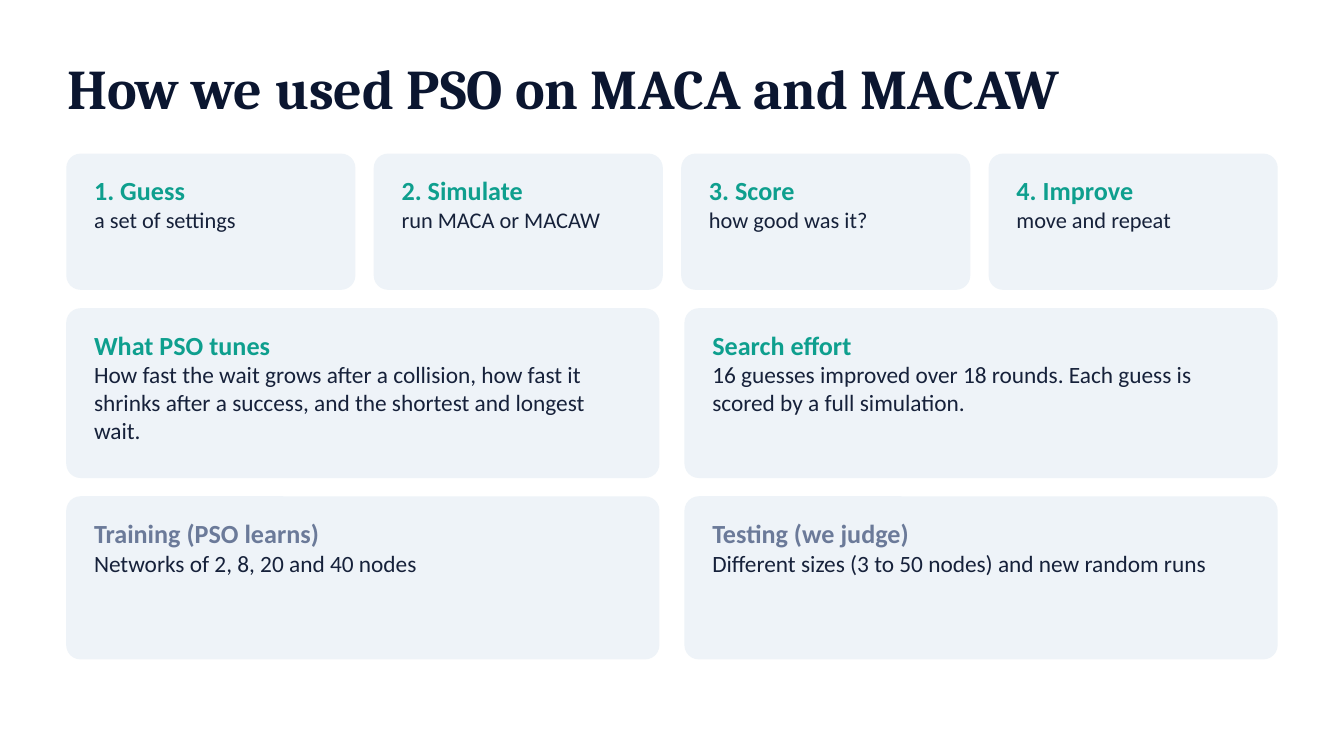
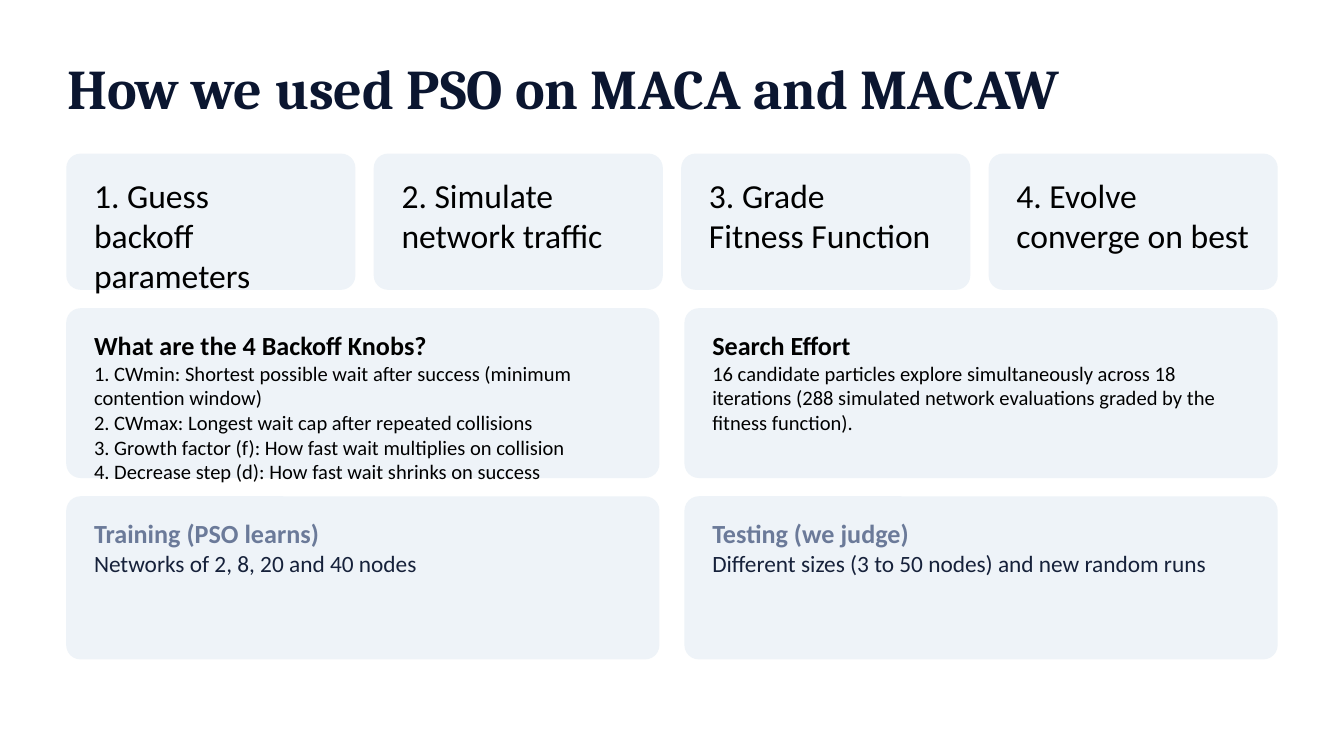
Before and after one commit to JayH25/NDO---MACA-MACAw-with-PSO-optimization, a slide deck: slide 7 of NDO_final.pptx. Drawn at 1344x756 pixels with LibreOffice and Linux fonts; fonts in the diff are those of the drawing. Boxes give left, top, right and bottom in pixels: in the first picture for what was removed or moved away, otherwise in the second. Text is boxed around its words. In the diff, an @@ line names an element or a change of style, - is before the commit and + after.

```diff
--- a/NDO_final.pptx
+++ b/NDO_final.pptx
@@ text at bbox=[94, 186, 209, 209]: size 14 to 18 pt, text colour #0E9F8E to #000000, bold off in "1. Guess" @@
@@ text at bbox=[402, 184, 554, 209]: size 14 to 18 pt, text colour #0E9F8E to #000000, bold off in "2. Simulate" @@
@@ text at bbox=[709, 184, 930, 249]: text changed; size 12 to 18 pt; text colour #16213A to #000000 @@
-3. Score
-how good was it?
+3. Grade
+Fitness Function
@@ text at bbox=[1016, 184, 1249, 254]: text changed; size 12 to 18 pt; text colour #16213A to #000000 @@
-4. Improve
-move and repeat
+4. Evolve
+converge on best
@@ text at bbox=[94, 224, 250, 294]: text changed; size 12 to 18 pt; text colour #16213A to #000000 @@
-a set of settings
+backoff parameters
@@ text at bbox=[402, 224, 602, 249]: text changed; size 12 to 18 pt; text colour #16213A to #000000 @@
-run MACA or MACAW
+network traffic
@@ text at bbox=[94, 336, 571, 483]: text changed; size 12.5 to 11 pt; text colour #16213A to #000000 @@
-What PSO tunes
-How fast the wait grows after a collision, how fast it shrinks after a success, and the shortest and longest wait.
+What are the 4 Backoff Knobs?
+1. CWmin: Shortest possible wait after success (minimum contention window)
+2. CWmax: Longest wait cap after repeated collisions
+3. Growth factor (f): How fast wait multiplies on collision
+4. Decrease step (d): How fast wait shrinks on success
@@ text at bbox=[712, 336, 1215, 433]: text changed; size 12.5 to 11 pt; text colour #16213A to #000000 @@
-Search effort
-16 guesses improved over 18 rounds. Each guess is scored by a full simulation.
+Search Effort
+16 candidate particles explore simultaneously across 18 iterations (288 simulated network evaluations graded by the fitness function).
```
Also in this commit, not shown: 5 other slides changed, 3 other files.
